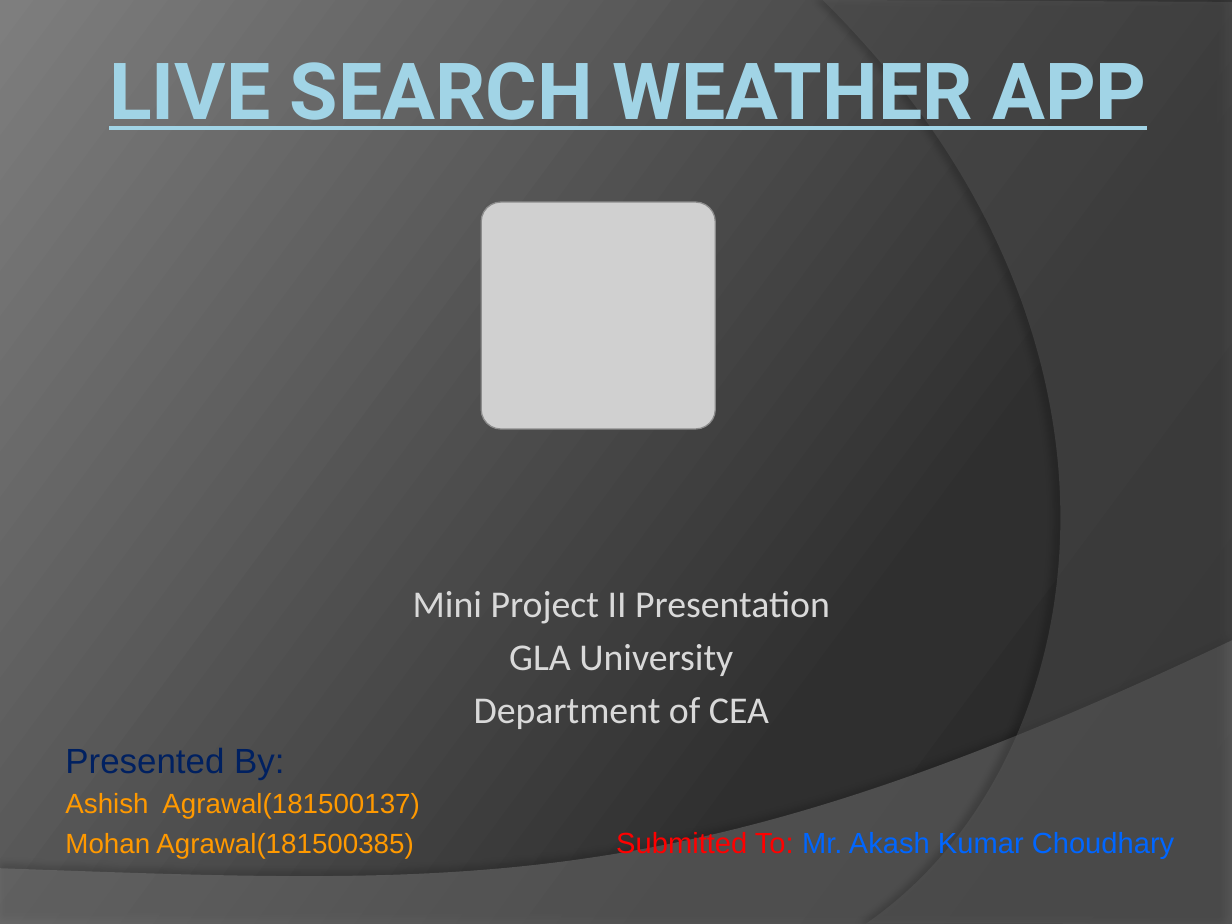
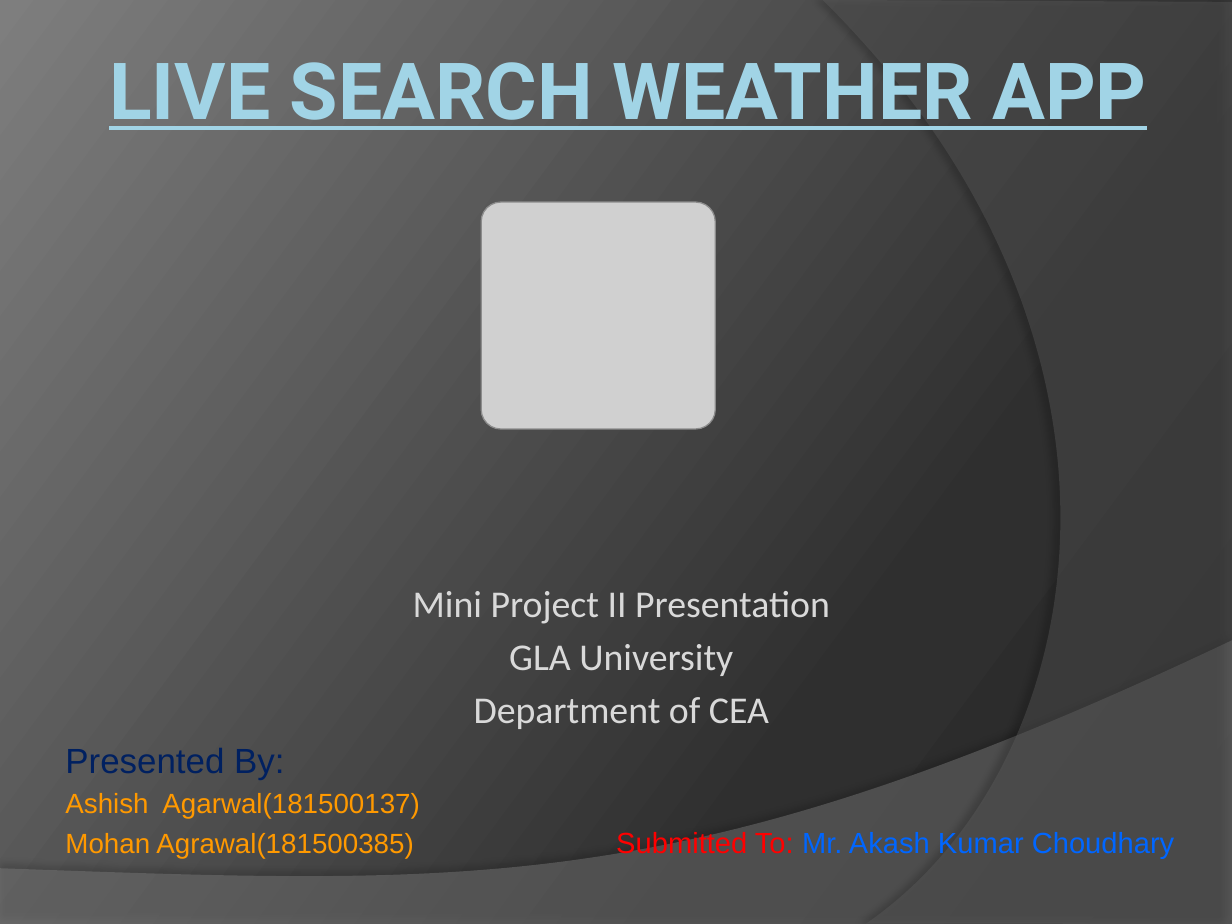
Before and after one commit to AshishAgarwal639/Mini-Project-Live-Search-Weather-app, a slide deck: slide 1 of MINI PROJECT-2(PRESENTATION).pptx. Drawn at 1232x924 pixels with LibreOffice and Linux fonts; fonts in the diff are those of the drawing; grey boxes stand for pictures. Boxes give left, top, right and bottom in pixels: in the first picture for what was removed or moved away, otherwise in the second. Text is boxed around its words. In the diff, an @@ line names an element or a change of style, - is before the commit and + after.

```diff
--- a/MINI PROJECT-2(PRESENTATION).pptx
+++ b/MINI PROJECT-2(PRESENTATION).pptx
@@ subtitle at bbox=[65, 793, 419, 818]: text changed @@
-Ashish Agrawal(181500137)
+Ashish Agarwal(181500137)
```
Also in this commit, not shown: 6 other files.
